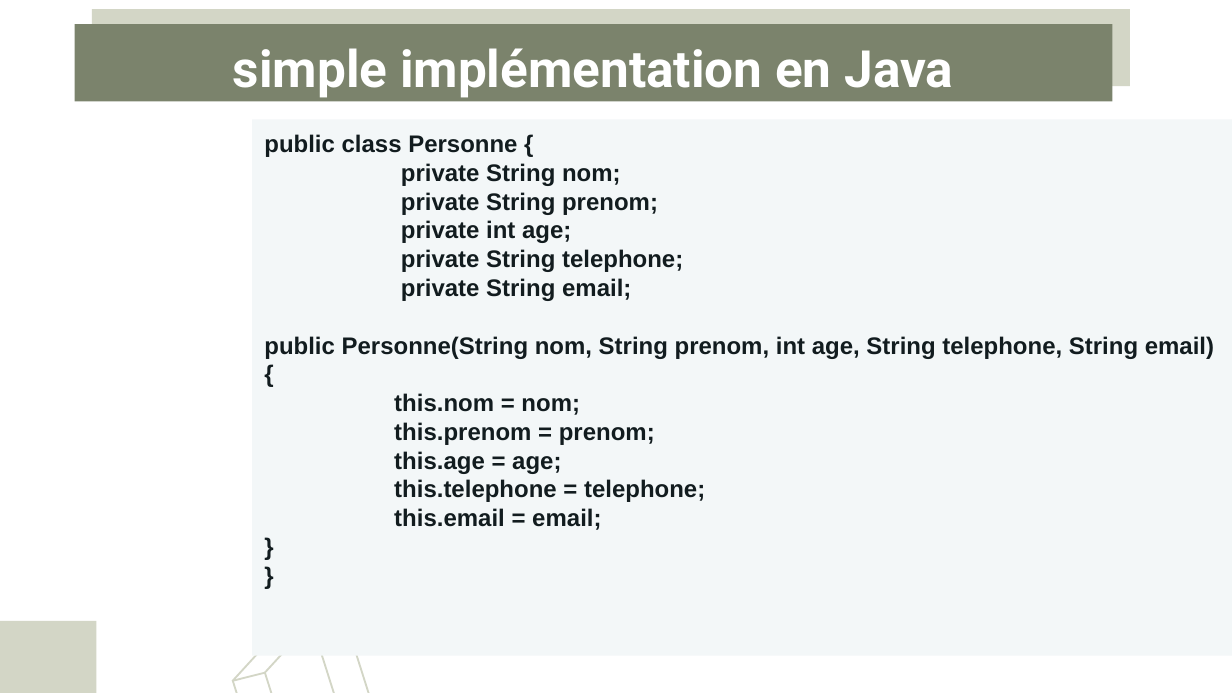
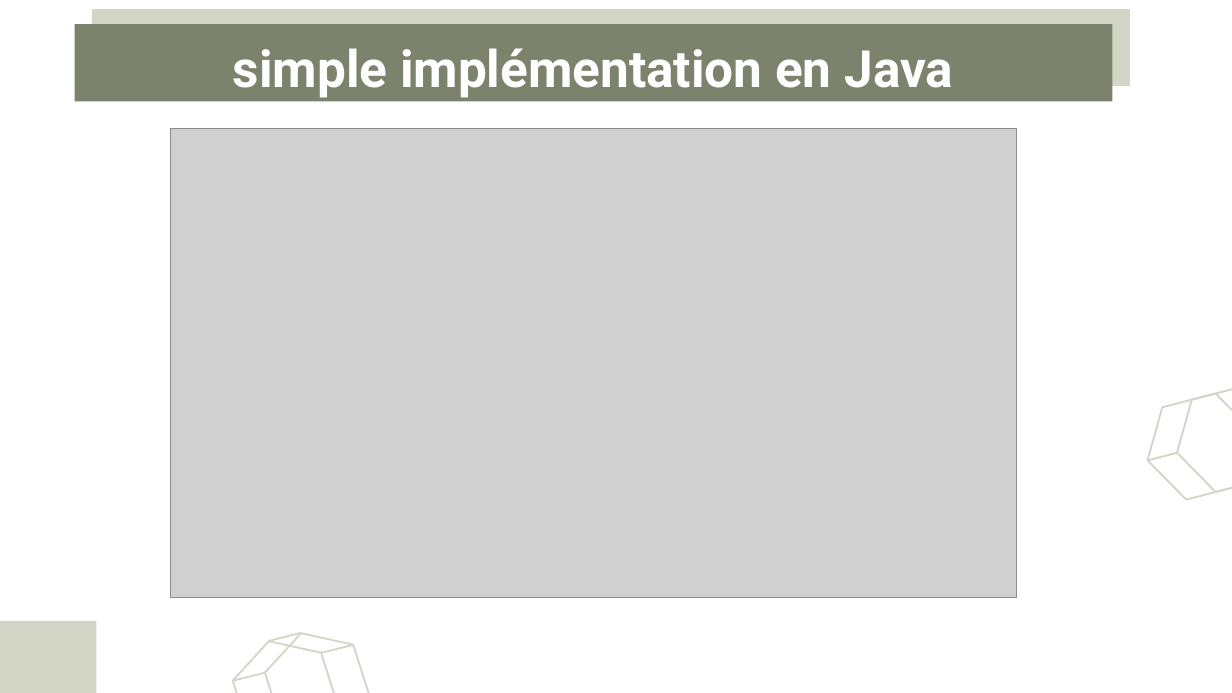
Before and after one commit to Abdelkarim-01/sdesign-pattern, a slide deck: slide 24 of DesignPatternsJEE1.pptx. Drawn at 1232x693 pixels with LibreOffice and Linux fonts; fonts in the diff are those of the drawing; grey boxes stand for pictures. Boxes give left, top, right and bottom in pixels: in the first picture for what was removed or moved away, otherwise in the second. Text is boxed around its words. In the diff, an @@ line names an element or a change of style, - is before the commit and + after.

```diff
--- a/DesignPatternsJEE1.pptx
+++ b/DesignPatternsJEE1.pptx
@@ picture added at (170,128,1016,598) @@
@@ rectangle removed at (253,120,1232,655) @@
-public class Personne {
-    private String nom;
-    private String prenom;
-    private int age;
-    private String telephone;
-    private String email;
-public Personne(String nom, String prenom, int age, String telephone, String email) {
-this.nom = nom;
-this.prenom = prenom;
-this.age = age;
-this.telephone = telephone;
-this.email = email;
-}
-}
@@ freeform shape added at (1147,453,1177,461), outline #D3D6C6 1.07 pt @@
@@ freeform shape added at (269,627,301,647), outline #D3D6C6 1.07 pt @@
```
Also in this commit, not shown: 3 other slides changed, 4 slides added, 3 slides removed.
